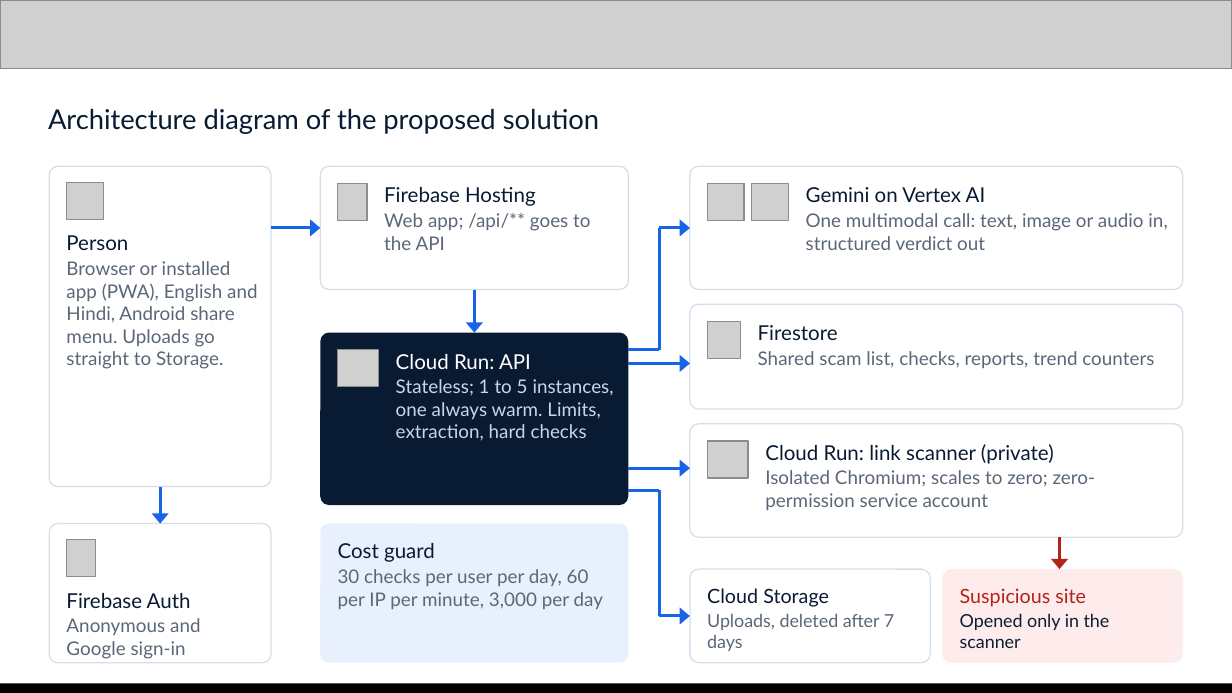
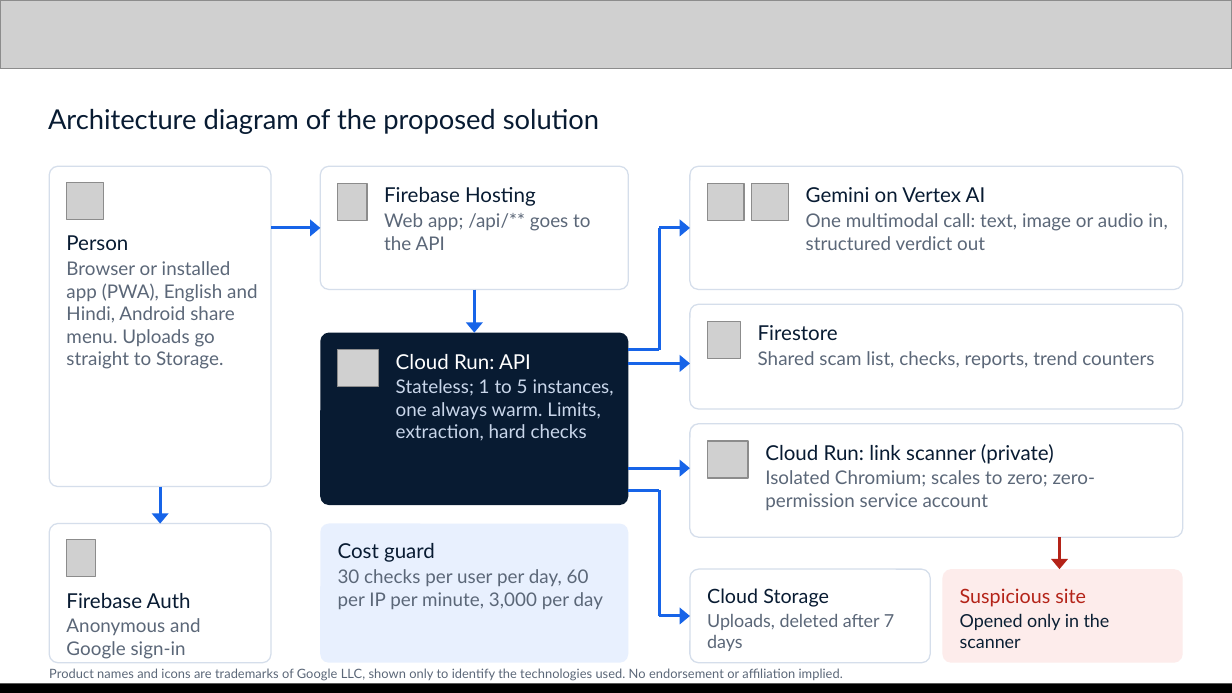
Before and after one commit to Namans12/scam-shield, a slide deck: slide 8 of docs/submission/Scam-Shield-deck.pptx. Drawn at 1232x693 pixels with LibreOffice and Linux fonts; fonts in the diff are those of the drawing; grey boxes stand for pictures. Boxes give left, top, right and bottom in pixels: in the first picture for what was removed or moved away, otherwise in the second. Text is boxed around its words. In the diff, an @@ line names an element or a change of style, - is before the commit and + after.

```diff
--- a/docs/submission/Scam-Shield-deck.pptx
+++ b/docs/submission/Scam-Shield-deck.pptx
@@ text added at [49,668,843,681], 7.5 pt, text #5B6778 @@
+Product names and icons are trademarks of Google LLC, shown only to identify the technologies used. No endorsement or affiliation implied.
```
Also in this commit, not shown: 1 other slide changed, 17 other files.
